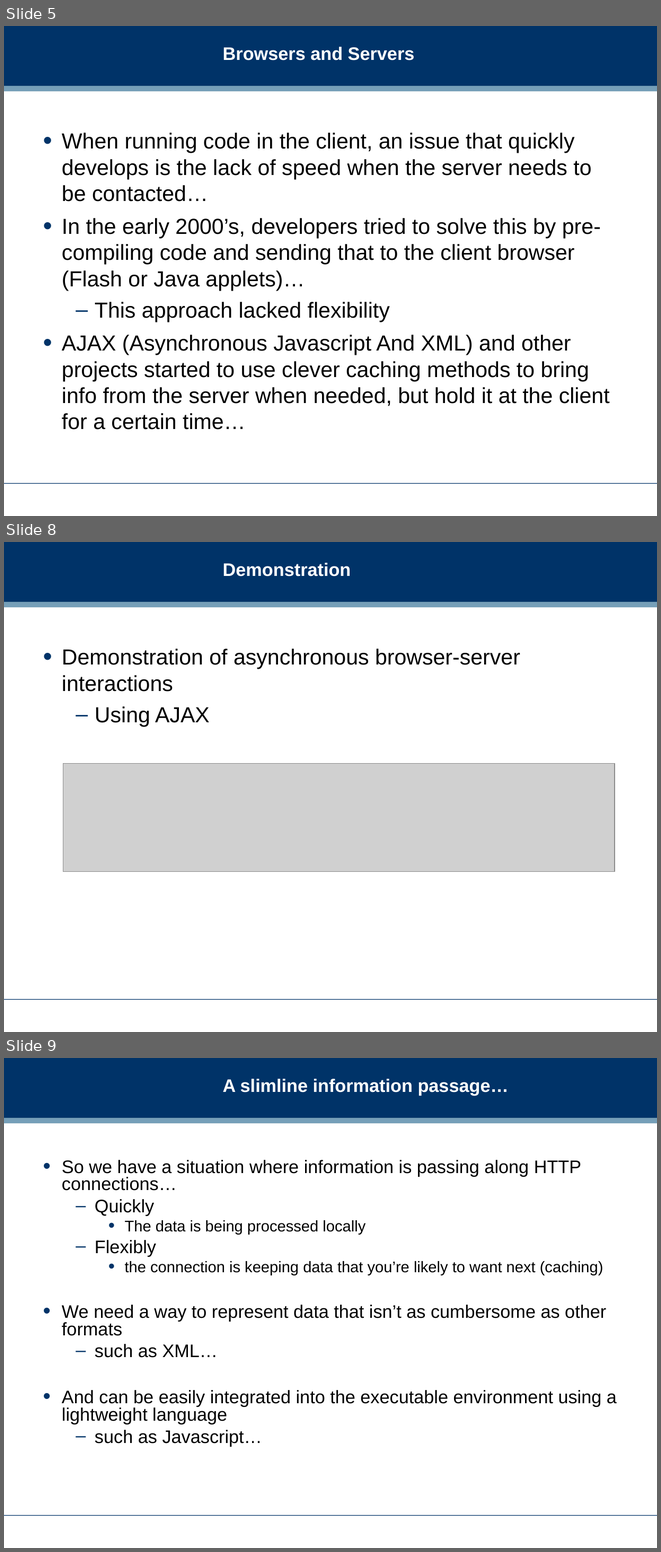
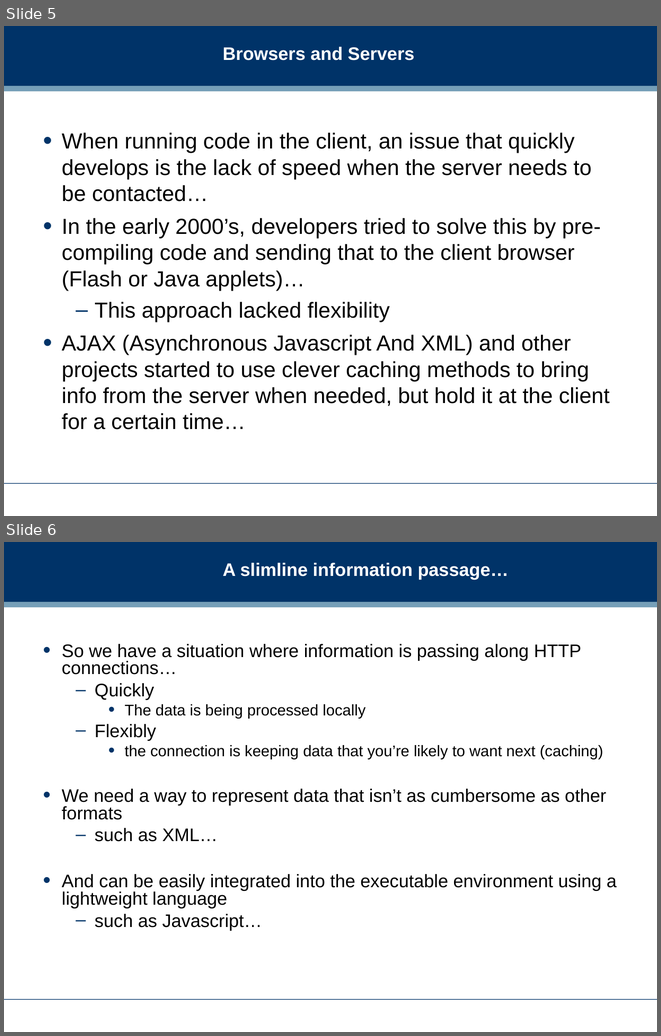
Before and after one commit to dreamind/ix, a slide deck: lectures/representing-data/json.ppt. Shown one above the other, each under a label of ours: slides 5, 8 and 9 before the commit, slides 5 and 6 after it; the slides between them are not shown. The pictures are 661x1552 and 661x1036 pixels, drawn with LibreOffice and Linux fonts; fonts in the diff are those of the drawing; grey boxes stand for pictures; background and template pictures are left out. Boxes give left, top, right and bottom in pixels: in the first picture for what was removed or moved away, otherwise in the second. Text is boxed around its words. In the diff, an @@ line names an element or a change of style, - is before the commit and + after.

```diff
--- a/lectures/representing-data/json.ppt
+++ b/lectures/representing-data/json.ppt
@@ slide 8 removed at (4,542,657,1032), background #FFFFFF; not listed: 3 template elements that a slide beside it also shows @@
@@ title removed at (223,563,351,576) @@
-Demonstration
@@ text removed at (62,649,520,727) @@
-• Demonstration of asynchronous browser-server interactions
-  – Using AJAX
@@ picture removed at (63,764,615,872) @@
@@ what was slide 9 is now slide 6 @@
```
Also in this commit, not shown: 4 slides changed, 4 other slides removed, 28 other files.
